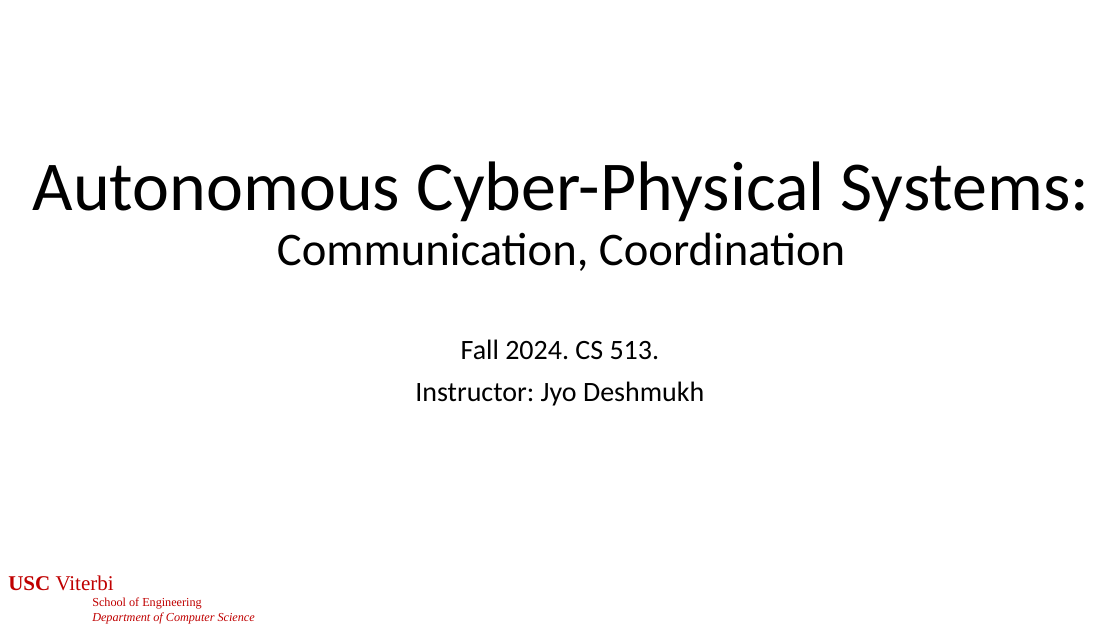
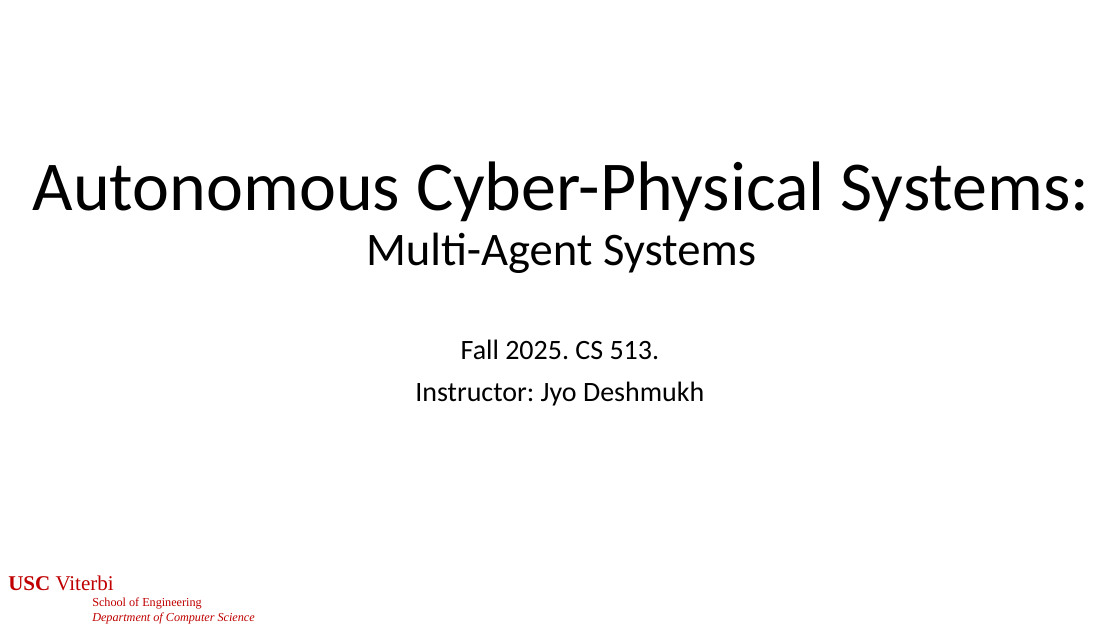
Before and after one commit to jdeshmukh/jdeshmukh.github.io, a slide deck: slide 1 of teaching/cs513-autocps-fall-2025/slides/MultiAgent.pptx. Drawn at 1120x630 pixels with LibreOffice and Linux fonts; fonts in the diff are those of the drawing. Boxes give left, top, right and bottom in pixels: in the first picture for what was removed or moved away, otherwise in the second. Text is boxed around its words. In the diff, an @@ line names an element or a change of style, - is before the commit and + after.

```diff
--- a/teaching/cs513-autocps-fall-2025/slides/MultiAgent.pptx
+++ b/teaching/cs513-autocps-fall-2025/slides/MultiAgent.pptx
@@ title at (33,161,1089,273): text changed @@
-Autonomous Cyber-Physical Systems:
-Communication, Coordination
+Autonomous Cyber-Physical Systems:
+Multi-Agent Systems
@@ subtitle at (461,339,660,360): text changed @@
-Fall 2024. CS 513.
+Fall 2025. CS 513.
```
Also in this commit, not shown: 2 other slides changed, 6 slides added, 2 slides removed, 1 other file.
